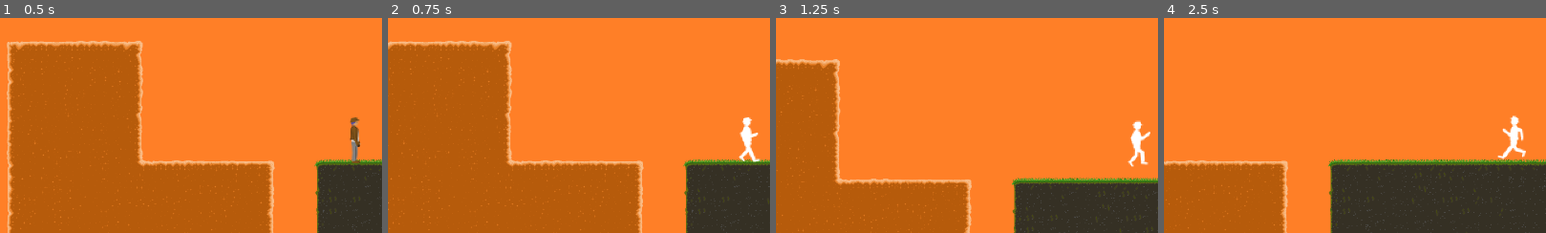
Above: before the commit, frames 1-4 (left to right).
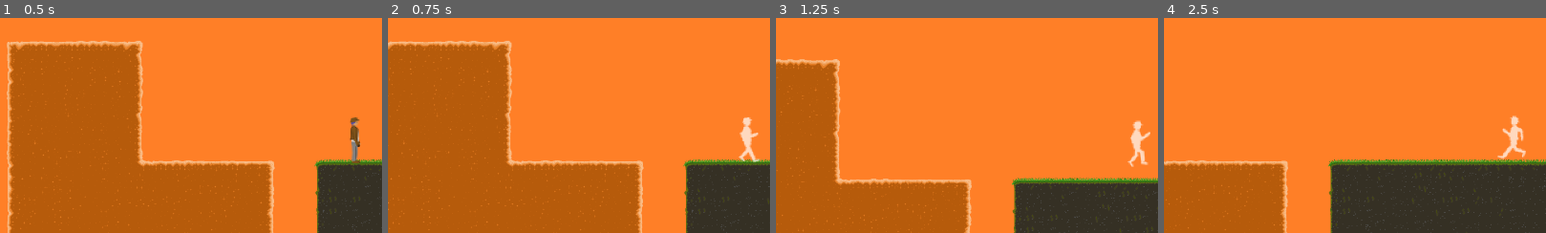
Above: after the commit, the same moments.

Repository: Pfeifenreiniger/NeonRelic
Game: Godot game, scene res://scenes/levels/test_level/test_level.tscn
The game is run twice, just before and just after one commit, with the same random seed, the same clock (stepped at 60 frames per second) and the same inputs.
Inputs:
- Up to frame 1 (0.5 s): no input
- Up to frame 2 (0.75 s): tap Enter (ingame_climb_up_ledge) at 0.5 s; hold Right (ingame_move_right) from 0.53 s (still down); tap K (ingame_player_damage) at 0.6 s
- Up to frame 3 (1.25 s): keep holding Right (ingame_move_right); tap W (ingame_jump) at 0.77 s
- Up to frame 4 (2.5 s): tap S (ingame_duck) at 1.35 s; tap W (ingame_jump) at 1.52 s; tap K (ingame_player_damage) at 1.55, 2.1 s; release Right (ingame_move_right) at 2.03 s; hold A (ingame_move_left) from 2.03 s (still down)
The pictures show only the part of the screen within x 4-54%, y 50-100%; the shares and areas given below are measured in that part.

Frame 1 is identical in both runs. In frame 2, 0.5% of the frame differs, in the area x 92-98%, y 46-67%; in frame 3, 0.5%; in frame 4, 0.5%.

Commit message:
added whip attack charge animation shader

Diff:
--- /dev/null
+++ b/scenes/entities/player/ClimbUpLedgeAnimation.gd
@@ -0,0 +1,32 @@
+extends Node
+
+@onready var player:CharacterBody2D = get_tree().get_first_node_in_group('player')
+
+# Called when the node enters the scene tree for the first time.
+func _ready():
+	pass # Replace with function body.
+
+
+# Called every frame. 'delta' is the elapsed time since the previous frame.
+func _process(delta):
+	pass
+
+
+func climb_up_ledge(direction:String) -> void:
+	# tween config
+	var tween = get_tree().create_tween()
+	var animation_duration:float = 0.9
+
+	# player pos offset
+	var player_x_offset:int = 15
+	var player_y_offset:int = 36
+
+	var to_pos_x:int
+	if direction == "left":
+		to_pos_x = player.global_position.x - player_x_offset
+	else:
+		to_pos_x = player.global_position.x + player_x_offset
+
+	var to_pos_y:int = player.global_position.y - player_y_offset
+
+	tween.tween_property(player, "global_position", Vector2(to_pos_x, to_pos_y), animation_duration)
--- /dev/null
+++ b/scenes/entities/player/SideRollAnimation.gd
@@ -0,0 +1,39 @@
+extends Node
+
+@onready var player:CharacterBody2D = get_tree().get_first_node_in_group('player')
+
+@onready var side_roll_tween
+
+# Called when the node enters the scene tree for the first time.
+func _ready():
+	pass # Replace with function body.
+
+
+# Called every frame. 'delta' is the elapsed time since the previous frame.
+func _process(_delta):
+	check_side_roll_environment_collision()
+
+
+func do_side_roll(direction:String) -> void:
+	# tween config
+	side_roll_tween = get_tree().create_tween()
+	var animation_duration:float = 0.9
+
+	# player pos offset
+	var player_x_offset:int = 250
+
+	var to_pos_x:int
+	if direction == "left":
+		to_pos_x = player.global_position.x - player_x_offset
+	else:
+		to_pos_x = player.global_position.x + player_x_offset
+
+	var to_pos_y:int = player.global_position.y
+
+	side_roll_tween.tween_property(player, "global_position", Vector2(to_pos_x, to_pos_y), animation_duration)
+
+
+func check_side_roll_environment_collision() -> void:
+	if player.is_environment_collision_left or player.is_environment_collision_right:
+		if side_roll_tween != null:
+			side_roll_tween.stop()
--- /dev/null
+++ b/scenes/entities/player/WhipAttackAnimation.gd
@@ -0,0 +1,24 @@
+extends Node
+
+@onready var player:CharacterBody2D = get_tree().get_first_node_in_group('player')
+@onready var animation_handler:Node = $".."
+
+
+# Called when the node enters the scene tree for the first time.
+func _ready():
+	pass # Replace with function body.
+
+
+# Called every frame. 'delta' is the elapsed time since the previous frame.
+func _process(delta):
+	check_player_whip_attack()
+
+func check_player_whip_attack():
+	if "whip_attack" in player.current_animation:
+		if "1" in player.current_animation:
+			if not player.animations.is_playing():
+				animation_handler.on_animation_finished()
+		else:
+			# if player is in second whip attack animation and whip's attack animation is also done -> change to standing animation
+			if player.weapon_handler.current_weapon.do_attack_animation and player.weapon_handler.current_weapon.done_attack_animation:
+				animation_handler.on_animation_finished()
--- /dev/null
+++ b/scenes/entities/player/WhipAttackChargeShaderAnimation.gd
@@ -0,0 +1,44 @@
+extends Node
+
+@onready var player:CharacterBody2D = get_tree().get_first_node_in_group('player')
+
+var do_whip_attack_shader_animation:bool = false
+var is_currently_stretching:bool = false
+
+
+func _process(delta):
+	play_whip_attack_shader_animation(delta)
+
+
+func play_whip_attack_shader_animation(delta) -> void:
+
+	if do_whip_attack_shader_animation:
+
+		var shader_material:ShaderMaterial = player.animations.material
+
+		var current_strech_progress = shader_material.get_shader_parameter("stretchProgress")
+		var progress_speed:float = 1
+		var progress:float = progress_speed * delta
+		current_strech_progress += progress
+
+		if current_strech_progress >= 1:
+			current_strech_progress = 0
+			is_currently_stretching = !is_currently_stretching
+
+		shader_material.set_shader_parameter("widenX", is_currently_stretching)
+		shader_material.set_shader_parameter("stretchProgress", current_strech_progress)
+
+
+func start_whip_attack_shader_animation() -> void:
+	is_currently_stretching = true
+	do_whip_attack_shader_animation = true
+	player.animations.material.set_shader_parameter("doStretch", do_whip_attack_shader_animation)
+	player.animations.material.set_shader_parameter("widenX", is_currently_stretching)
+
+
+func stop_whip_attack_shader_animation() -> void:
+	is_currently_stretching = false
+	do_whip_attack_shader_animation = false
+	player.animations.material.set_shader_parameter("stretchProgress", 0)
+	player.animations.material.set_shader_parameter("doStretch", do_whip_attack_shader_animation)
+	player.animations.material.set_shader_parameter("widenX", is_currently_stretching)
--- a/scenes/entities/player/player.gdshader
+++ b/scenes/entities/player/player.gdshader
@@ -3,8 +3,14 @@
 // uniform attribute to control blink status
 uniform bool doBlink = false;
 
-// 3-dimensional color values for white
+// uniform attribute to control stretch/shrink status
+uniform bool doStretch = false;
+uniform bool widenX = false;
+uniform float stretchProgress = 0.0;
+
+// 3-dimensional color values for white (blink) and purple (charge attack)
 const vec3 whiteColor = vec3(1.0, 1.0, 1.0);
+const vec3 purpleColor = vec3(0.3, 0.0, 0.4);
 
 
 void fragment() {
@@ -14,14 +20,34 @@
 	vec4 targetColor;
 
 	// get alpha value of pixel
-	float current_alpha = originalColor.a;
+	float currentAlpha = originalColor.a;
 
-	if (doBlink == true) {
-		targetColor = vec4(whiteColor, current_alpha);
+	if (doBlink) {
+		// reduce alpha value for visible pixels slightly
+		if (currentAlpha >= 0.5) {
+			currentAlpha -= 0.3;
+		}
+		targetColor = vec4(whiteColor, currentAlpha);
+	} else if (doStretch) {
+		float purpleColorOverlay = 0.0;
+		if (stretchProgress > 0.4) {
+			purpleColorOverlay = 0.4;
+		} else {
+			purpleColorOverlay = stretchProgress;
+		}
+		targetColor = mix(originalColor, vec4(purpleColor, currentAlpha), purpleColorOverlay);
 	} else {
 		targetColor = originalColor;
 	}
 
 	COLOR = targetColor;
+}
 
+
+void vertex() {
+
+	if (doStretch) {
+		float scaleFactor = widenX ? mix(1.0, 1.15, stretchProgress) : mix(1.0, 0.9, stretchProgress);
+		VERTEX.x *= scaleFactor;
+	}
 }
--- a/scenes/entities/player/player.tscn
+++ b/scenes/entities/player/player.tscn
@@ -158,6 +158,9 @@
 [sub_resource type="ShaderMaterial" id="ShaderMaterial_sy6sw"]
 shader = ExtResource("9_0leun")
 shader_parameter/doBlink = false
+shader_parameter/doStretch = false
+shader_parameter/widenX = false
+shader_parameter/stretchProgress = 0.0
 
 [sub_resource type="SpriteFrames" id="SpriteFrames_v81g4"]
 animations = [{
--- a/scenes/entities/player/player_animations_handler.gd
+++ b/scenes/entities/player/player_animations_handler.gd
@@ -1,12 +1,9 @@
 extends Node
 
 @onready var player:CharacterBody2D = get_tree().get_first_node_in_group('player')
-@onready var side_roll_tween
-
-
-func _process(_delta):
-	check_side_roll_environment_collision()
-	check_player_whip_attack()
+@onready var climb_up_ledge_animation:Node = $ClimbUpLedgeAnimation
+@onready var side_roll_animation:Node = $SideRollAnimation
+@onready var whip_attack_charge_shader_animation:Node = $WhipAttackAnimation/WhipAttackChargeShaderAnimation
 
 
 func select_animation() -> void:
@@ -18,31 +15,6 @@
 	player.animation_to_change = false
 	if player.loop_animation:
 		player.animation_frames_forwards = true
-
-
-func do_side_roll(direction:String) -> void:
-	# tween config
-	side_roll_tween = get_tree().create_tween()
-	var animation_duration:float = 0.9
-
-	# player pos offset
-	var player_x_offset:int = 250
-
-	var to_pos_x:int
-	if direction == "left":
-		to_pos_x = player.global_position.x - player_x_offset
-	else:
-		to_pos_x = player.global_position.x + player_x_offset
-
-	var to_pos_y:int = player.global_position.y
-
-	side_roll_tween.tween_property(player, "global_position", Vector2(to_pos_x, to_pos_y), animation_duration)
-
-
-func check_side_roll_environment_collision() -> void:
-	if player.is_environment_collision_left or player.is_environment_collision_right:
-		if side_roll_tween != null:
-			side_roll_tween.stop()
 
 
 func climb_up_ledge(direction:String) -> void:
@@ -63,17 +35,6 @@
 	var to_pos_y:int = player.global_position.y - player_y_offset
 
 	tween.tween_property(player, "global_position", Vector2(to_pos_x, to_pos_y), animation_duration)
-
-
-func check_player_whip_attack():
-	if "whip_attack" in player.current_animation:
-		if "1" in player.current_animation:
-			if not player.animations.is_playing():
-				on_animation_finished()
-		else:
-			# if player is in second whip attack animation and whip's attack animation is also done -> change to standing animation
-			if player.weapon_handler.current_weapon.do_attack_animation and player.weapon_handler.current_weapon.done_attack_animation:
-				on_animation_finished()
 
 
 ###----------CONNECTED SIGNALS----------###
@@ -122,7 +83,7 @@
 		player.stamina_handler.stamina_can_refresh = true
 		player.loop_animation = true
 		player.animation_to_change = true
-		player.animations_handler.side_roll_tween = null
+		player.animations_handler.side_roll_animation.side_roll_tween = null
 
 	elif player.is_attacking:
 		# whip attack
@@ -140,9 +101,11 @@
 					player.can_whip_attack_charge = false
 					player.weapon_handler.current_weapon.reset_whip_attack_damage()
 					player.invulnerable_handler.become_invulnerable(0.5, false)
+					whip_attack_charge_shader_animation.stop_whip_attack_shader_animation()
 				else:
-					player.animations.pause()
-					# ToDo: display charge animation
+					if not whip_attack_charge_shader_animation.do_whip_attack_shader_animation:
+						player.animations.pause()
+						whip_attack_charge_shader_animation.start_whip_attack_shader_animation()
 			elif "2" in player.current_animation:
 				# play whip attack
 				if not player.weapon_handler.current_weapon.do_attack_animation:
--- a/scenes/entities/player/player_animations_handler.tscn
+++ b/scenes/entities/player/player_animations_handler.tscn
@@ -1,6 +1,22 @@
-[gd_scene load_steps=2 format=3 uid="uid://ckecmw1wq155q"]
+[gd_scene load_steps=6 format=3 uid="uid://ckecmw1wq155q"]
 
 [ext_resource type="Script" path="res://scenes/entities/player/player_animations_handler.gd" id="1_6sm3f"]
+[ext_resource type="Script" path="res://scenes/entities/player/ClimbUpLedgeAnimation.gd" id="2_0kqit"]
+[ext_resource type="Script" path="res://scenes/entities/player/WhipAttackChargeShaderAnimation.gd" id="2_7rtvv"]
+[ext_resource type="Script" path="res://scenes/entities/player/SideRollAnimation.gd" id="2_gctdn"]
+[ext_resource type="Script" path="res://scenes/entities/player/WhipAttackAnimation.gd" id="3_djpqa"]
 
 [node name="PlayerAnimationsHandler" type="Node"]
 script = ExtResource("1_6sm3f")
+
+[node name="ClimbUpLedgeAnimation" type="Node" parent="."]
+script = ExtResource("2_0kqit")
+
+[node name="SideRollAnimation" type="Node" parent="."]
+script = ExtResource("2_gctdn")
+
+[node name="WhipAttackAnimation" type="Node" parent="."]
+script = ExtResource("3_djpqa")
+
+[node name="WhipAttackChargeShaderAnimation" type="Node" parent="WhipAttackAnimation"]
+script = ExtResource("2_7rtvv")
--- a/scenes/entities/player/player_controls_handler.gd
+++ b/scenes/entities/player/player_controls_handler.gd
@@ -64,7 +64,7 @@
 					player.is_rolling = true
 					player.stamina_handler.stamina_can_refresh = false
 					player.stamina_handler.cost_player_stamina(player.stamina_handler.side_roll_stamina_cost)
-					player.animations_handler.do_side_roll("right")
+					player.animations_handler.side_roll_animation.do_side_roll("right")
 					player.invulnerable_handler.become_invulnerable(0.5, false)
 				else:
 					player_roll_action_inputs["right"] = button_move_right_press_timestamp
@@ -79,7 +79,7 @@
 					player.is_rolling = true
 					player.stamina_handler.stamina_can_refresh = false
 					player.stamina_handler.cost_player_stamina(player.stamina_handler.side_roll_stamina_cost)
-					player.animations_handler.do_side_roll("left")
+					player.animations_handler.side_roll_animation.do_side_roll("left")
 					player.invulnerable_handler.become_invulnerable(0.5, false)
 				else:
 					player_roll_action_inputs["left"] = button_move_left_press_timestamp
@@ -104,7 +104,7 @@
 				player.is_jumping = false
 				player.is_rolling = false
 				player.stamina_handler.stamina_can_refresh = true
-				if player.animations_handler.side_roll_tween != null:
+				if player.animations_handler.side_roll_animation.side_roll_tween != null:
 					player.animations_handler.side_roll_tween.stop()
 				player.is_falling = true
 				player.direction.y = 1
@@ -237,10 +237,10 @@
 				player.loop_animation = false
 				if "right" in player.current_animation:
 					player.current_animation = "climb_up_ledge_right"
-					player.animations_handler.climb_up_ledge("right")
+					player.animations_handler.climb_up_ledge_animation.climb_up_ledge("right")
 				else:
 					player.current_animation = "climb_up_ledge_left"
-					player.animations_handler.climb_up_ledge("left")
+					player.animations_handler.climb_up_ledge_animation.climb_up_ledge("left")
 
 
 func check_if_ledge_side_fits(ledge_area:Area2D) -> bool:
--- a/scenes/entities/player/player_health_handler.gd
+++ b/scenes/entities/player/player_health_handler.gd
@@ -2,8 +2,16 @@
 
 var max_health:int = 100
 var current_health:int = max_health
+var health_refreshment_rate:int = 1
+
 
 @onready var player:CharacterBody2D = get_tree().get_first_node_in_group('player')
+
+@onready var health_refresh_timer:Timer = $HealthRefreshTimer
+
+
+func _ready():
+	health_refresh_timer.timeout.connect(on_health_refresh_timer_timeout)
 
 
 func get_damage(amount:int) -> void:
@@ -17,6 +25,7 @@
 		else:
 			current_health -= amount
 			player.invulnerable_handler.become_invulnerable(1, true)
+			health_refresh_timer.start()
 
 
 func heal_health(amount:int) -> void:
@@ -27,3 +36,19 @@
 		current_health = max_health
 	else:
 		current_health += amount
+
+
+func refresh_player_health():
+	if current_health < max_health:
+		if current_health + health_refreshment_rate <= max_health:
+			current_health += health_refreshment_rate
+		else:
+			current_health = max_health
+	else:
+		health_refresh_timer.stop()
+
+
+###----------CONNECTED SIGNALS----------###
+
+func on_health_refresh_timer_timeout():
+	refresh_player_health()
--- a/scenes/entities/player/player_health_handler.tscn
+++ b/scenes/entities/player/player_health_handler.tscn
@@ -4,3 +4,6 @@
 
 [node name="PlayerHealthHandler" type="Node"]
 script = ExtResource("1_1ipvs")
+
+[node name="HealthRefreshTimer" type="Timer" parent="."]
+wait_time = 4.0
--- a/scenes/weapons/whip/whip.gd
+++ b/scenes/weapons/whip/whip.gd
@@ -15,9 +15,9 @@
 ]
 
 # attack damage
-const WHIP_ATTACK_INIT_DAMAGE:int = 10
+const WHIP_ATTACK_INIT_DAMAGE:int = 15
 const WHIP_ATTACK_MAX_DAMAGE:int = 60
-const WHIP_ATTACK_DAMAGE_INCREASE:int = 10
+const WHIP_ATTACK_DAMAGE_INCREASE:int = 4
 var current_whip_attack_damage:int = WHIP_ATTACK_INIT_DAMAGE
 
 # attack charge
@@ -93,6 +93,8 @@
 
 func increase_whip_attack_damage() -> void:
 	current_whip_attack_damage += WHIP_ATTACK_DAMAGE_INCREASE
+	if current_whip_attack_damage > WHIP_ATTACK_MAX_DAMAGE:
+		current_whip_attack_damage = WHIP_ATTACK_MAX_DAMAGE
 	print("CHARGE! MEIN DAMAGE LAUTET %s" % current_whip_attack_damage)
 
 
